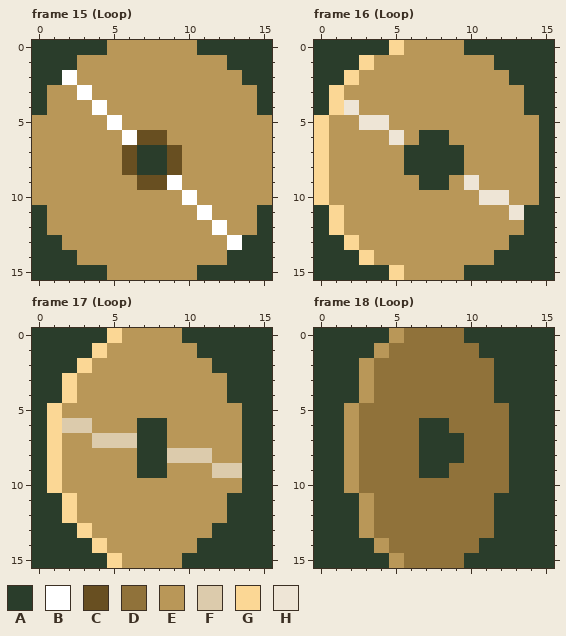
Two versions of one pixel-art file, assets/Prop/SaveDisk.ase. The first picture shows the starting point.
16x16 pixels, 28 frames. Colours within 5 levels of each other are drawn and written as one. Shown: frame 15 (Loop), frame 16 (Loop), frame 17 (Loop), frame 18 (Loop). The commit also changed other frames, which this record leaves out.
Palette (. is transparent): A #2a3d2b  B #ffffff  C #684f21  D #90723a  E #b99758  F #dccbac  G #fbd795  H #eee5d6
And afterwards:
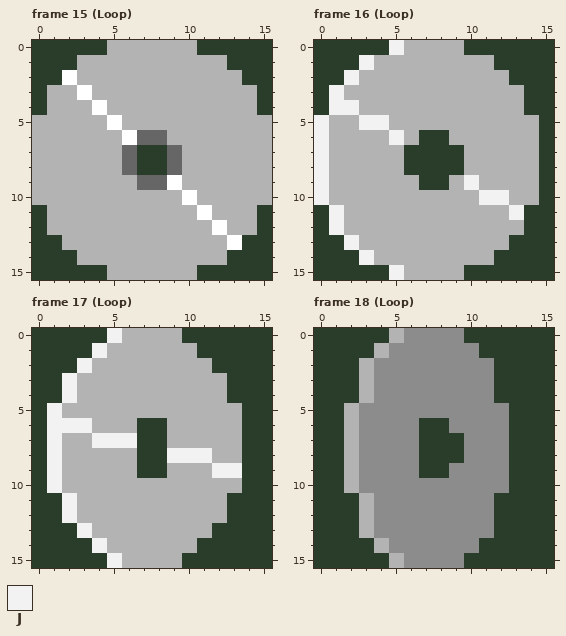
Colours new in this view: J #f2f2f2
What changed:
layer "silver side" added
colour C: #684f21 -> #666666
colour D: #90723a -> #8c8c8c
colour E: #b99758 -> #b3b3b3
Changed rows in their new state; - is a pixel that keeps its letter.
Frame 16 (Loop), layer "silver side":
first column x 0:
 0 -----J--------
 1 ---J----------
 2 --J-----------
 3 -J------------
 4 -JJ-----------
 5 J--JJ---------
 6 J----J--------
 7 J-------------
 8 J-------------
 9 J---------J---
10 J----------JJ-
11 -J-----------J
12 -J------------
13 --J-----------
14 ---J----------
15 -----J--------
Frame 17 (Loop), layer "silver side":
first column x 1:
 0 ----J--------
 1 ---J---------
 2 --J----------
 3 -J-----------
 4 -J-----------
 5 J------------
 6 JJJ----------
 7 J--JJJ-------
 8 J-------JJJ--
 9 J----------JJ
10 J------------
11 -J-----------
12 -J-----------
13 --J----------
14 ---J---------
15 ----J--------
Pixel boxes of the changes (left, top, right, bottom) in both pictures:
changed: (32, 40, 272, 280)
changed: (314, 40, 539, 280)
changed: (47, 328, 242, 568)
changed: (344, 328, 509, 568)
